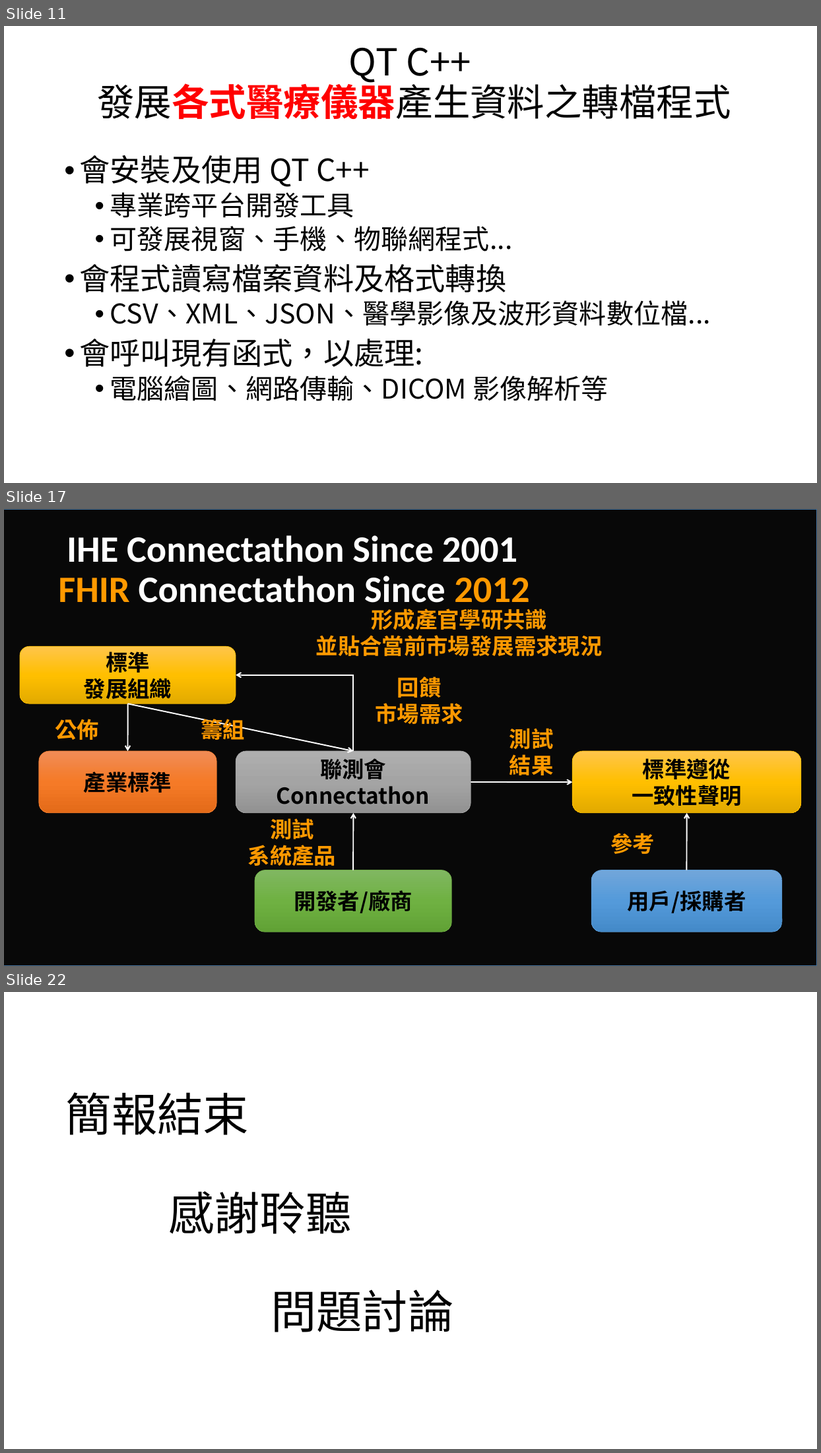
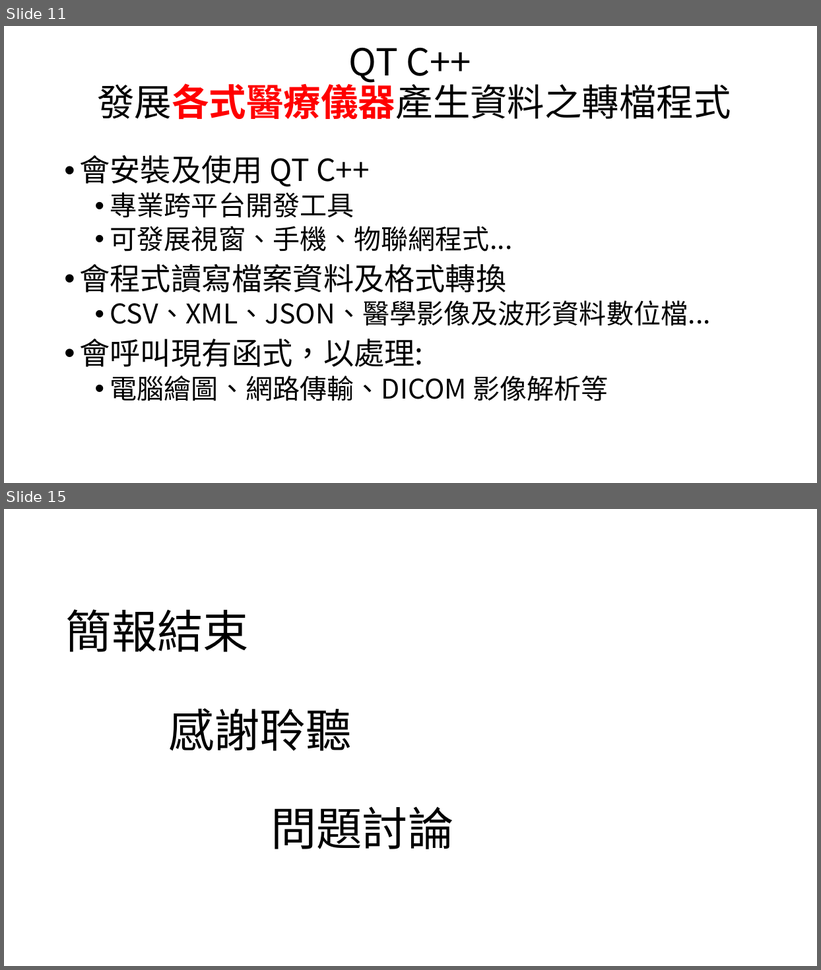
Before and after one commit to mos2718/MI20, a slide deck: S0_Introduction108.pptx. Shown one above the other, each under a label of ours: slides 11, 17 and 22 before the commit, slides 11 and 15 after it; the slides between them are not shown. The pictures are 821x1453 and 821x970 pixels, drawn with LibreOffice and Linux fonts; fonts in the diff are those of the drawing; background and template pictures are left out; a plain dark background stands for a picture behind light text. Boxes give left, top, right and bottom in pixels: in the first picture for what was removed or moved away, otherwise in the second. Text is boxed around its words. In the diff, an @@ line names an element or a change of style, - is before the commit and + after.

```diff
--- a/S0_Introduction108.pptx
+++ b/S0_Introduction108.pptx
@@ slide 17 removed at bbox=[4, 509, 817, 966], background picture (left out) @@
@@ rectangle removed at bbox=[4, 509, 817, 966] @@
@@ title removed at bbox=[58, 535, 529, 611] @@
-IHE Connectathon Since 2001
-FHIR Connectathon Since 2012
@@ text removed at bbox=[316, 609, 603, 656] @@
-形成產官學研共識
-並貼合當前市場發展需求現況
@@ rounded rectangle removed at bbox=[20, 646, 236, 704] @@
-標準
-發展組織
@@ elbow arrow removed from (354, 751) to (236, 675) @@
@@ text removed at bbox=[375, 677, 463, 724] @@
-回饋
-市場需求
@@ arrow removed from (128, 704) to (128, 751) @@
@@ arrow removed from (128, 704) to (354, 751) @@
@@ text removed at bbox=[55, 719, 99, 740] @@
-公佈
@@ text removed at bbox=[201, 715, 246, 743] @@
-籌組
@@ text removed at bbox=[510, 728, 554, 776] @@
-測試
-結果
@@ rounded rectangle removed at bbox=[39, 751, 217, 813] @@
-產業標準
@@ rounded rectangle removed at bbox=[236, 751, 471, 813] @@
-聯測會
-Connectathon
@@ rounded rectangle removed at bbox=[572, 751, 801, 813] @@
-標準遵從
-一致性聲明
@@ arrow removed from (471, 782) to (572, 782) @@
@@ text removed at bbox=[248, 819, 336, 866] @@
-測試
-系統產品
@@ arrow removed from (354, 871) to (354, 813) @@
@@ arrow removed from (687, 871) to (687, 813) @@
@@ text removed at bbox=[611, 833, 655, 854] @@
-參考
@@ rounded rectangle removed at bbox=[255, 871, 451, 933] @@
-開發者/廠商
@@ rounded rectangle removed at bbox=[591, 871, 782, 933] @@
-用戶/採購者
@@ what was slide 22 is now slide 15 @@
```
Also in this commit, not shown: 3 slides changed, 6 other slides removed, 1 other file.
